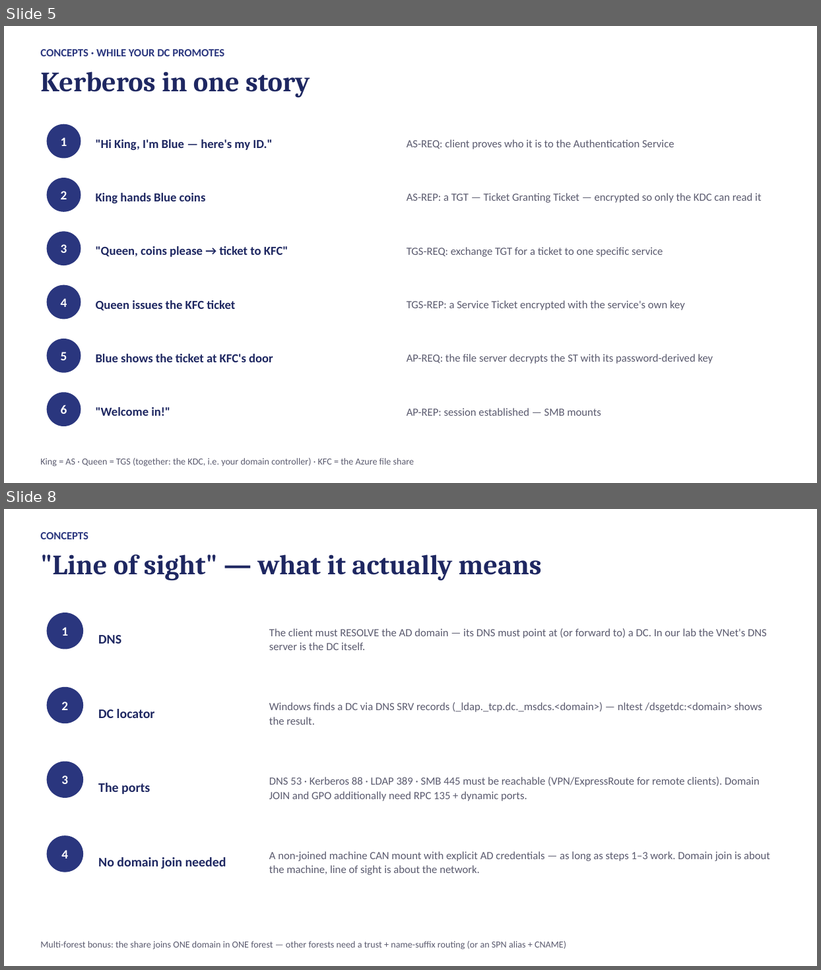
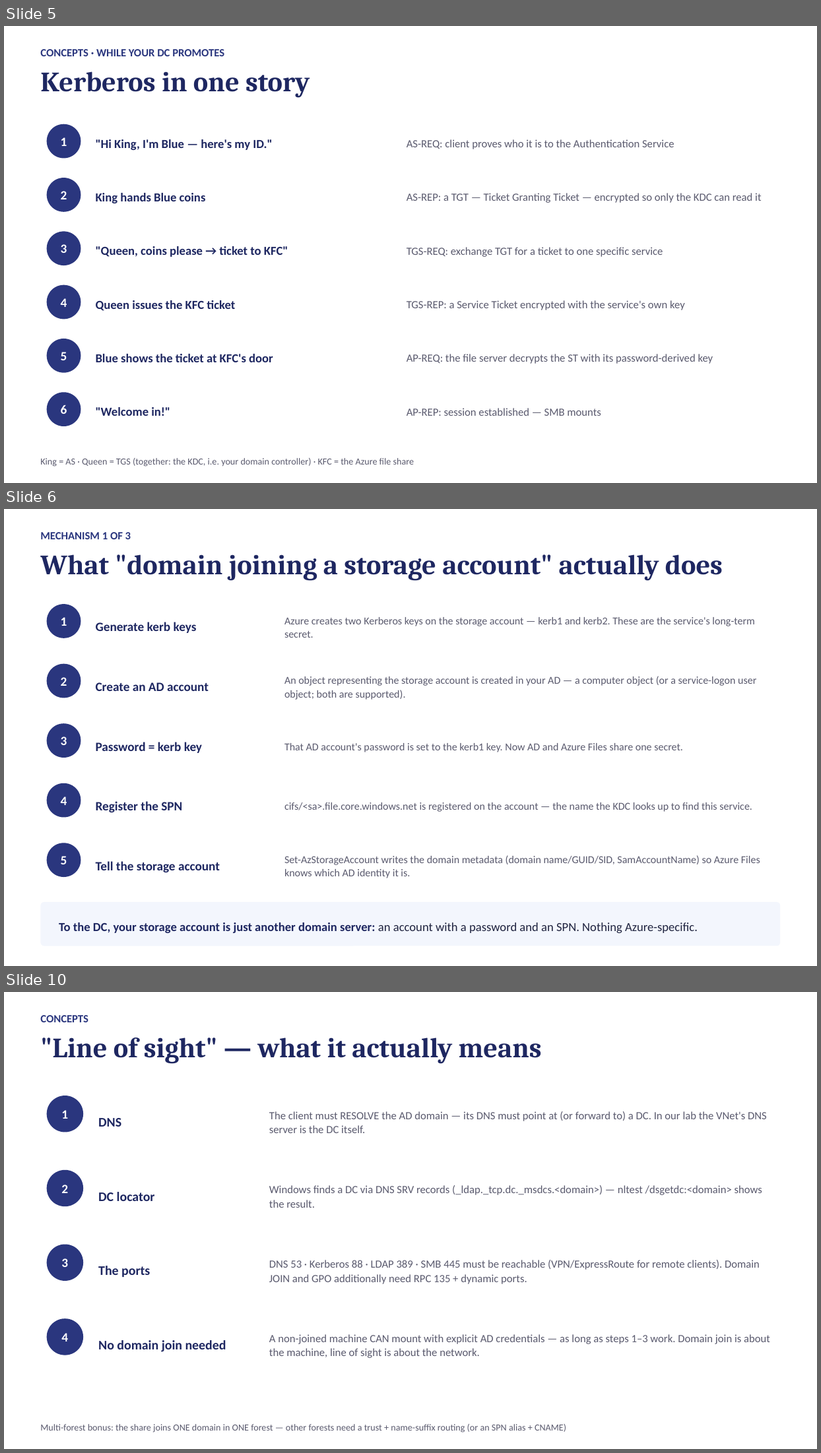
Before and after one commit to kmin1223/azfiles-lab, a slide deck: session1-adds-deck.pptx. Shown one above the other, each under a label of ours: slides 5 and 8 before the commit, slides 5, 6 and 10 after it; the slides between them are not shown. The pictures are 821x970 and 821x1453 pixels, drawn with LibreOffice and Linux fonts; fonts in the diff are those of the drawing. Boxes give left, top, right and bottom in pixels: in the first picture for what was removed or moved away, otherwise in the second. Text is boxed around its words. In the diff, an @@ line names an element or a change of style, - is before the commit and + after.

Commit message:
session1 slide update - mechanism added

```diff
--- a/session1-adds-deck.pptx
+++ b/session1-adds-deck.pptx
@@ slide 6 added at [4, 509, 817, 966], background #FFFFFF @@
@@ text added at [40, 532, 131, 539], 13 pt, text #2A367E, bold @@
+MECHANISM 1 OF 3
@@ text added at [40, 555, 723, 581], 33 pt, text #1E2761, bold @@
+What "domain joining a storage account" actually does
@@ ellipse added at [47, 604, 81, 638], fill #2A367E, 15 pt, text #FFFFFF, bold @@
+1
@@ text added at [96, 622, 197, 633], 15 pt, text #1E2761, bold @@
+Generate kerb keys
@@ text added at [284, 617, 755, 638], 12.5 pt, text #5A5A6E @@
+Azure creates two Kerberos keys on the storage account — kerb1 and kerb2. These are the service's long-term secret.
@@ ellipse added at [47, 664, 81, 698], fill #2A367E, 15 pt, text #FFFFFF, bold @@
+2
@@ text added at [96, 683, 209, 691], 15 pt, text #1E2761, bold @@
+Create an AD account
@@ text added at [284, 676, 756, 700], 12.5 pt, text #5A5A6E @@
+An object representing the storage account is created in your AD — a computer object (or a service-logon user object; both are supported).
@@ ellipse added at [47, 723, 81, 758], fill #2A367E, 15 pt, text #FFFFFF, bold @@
+3
@@ text added at [96, 742, 202, 753], 15 pt, text #1E2761, bold @@
+Password = kerb key
@@ text added at [284, 743, 683, 753], 12.5 pt, text #5A5A6E @@
+That AD account's password is set to the kerb1 key. Now AD and Azure Files share one secret.
@@ ellipse added at [47, 784, 81, 818], fill #2A367E, 15 pt, text #FFFFFF, bold @@
+4
@@ text added at [96, 801, 182, 813], 15 pt, text #1E2761, bold @@
+Register the SPN
@@ text added at [284, 803, 752, 812], 12.5 pt, text #5A5A6E @@
+cifs/<sa>.file.core.windows.net is registered on the account — the name the KDC looks up to find this service.
@@ ellipse added at [47, 843, 81, 877], fill #2A367E, 15 pt, text #FFFFFF, bold @@
+5
@@ text added at [96, 861, 220, 873], 15 pt, text #1E2761, bold @@
+Tell the storage account
@@ text added at [284, 855, 760, 879], 12.5 pt, text #5A5A6E @@
+Set-AzStorageAccount writes the domain metadata (domain name/GUID/SID, SamAccountName) so Azure Files knows which AD identity it is.
@@ rounded rectangle added at [40, 902, 781, 947], fill #F3F6FD @@
@@ text added at [59, 923, 698, 933], 14.5 pt, text #202440 @@
+To the DC, your storage account is just another domain server: an account with a password and an SPN. Nothing Azure-specific.
@@ what was slide 8 is now slide 10 @@
```
Also in this commit, not shown: 4 slides changed, 2 other slides added, 2 slides removed, 7 other files.
